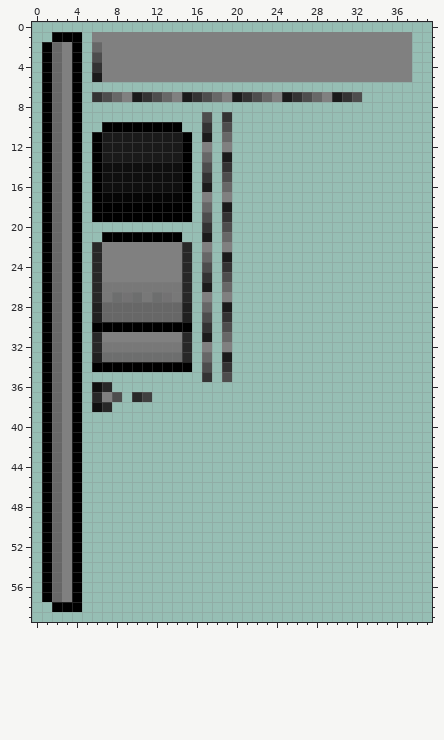
Pixel-art sprite -- sprite.png. The picture above was drawn from the file before the commit.
The file is 64x64 pixels. Colours within 5 levels of each other are drawn and written as one. Shown: x 0..39, y 0..59.
After the commit:
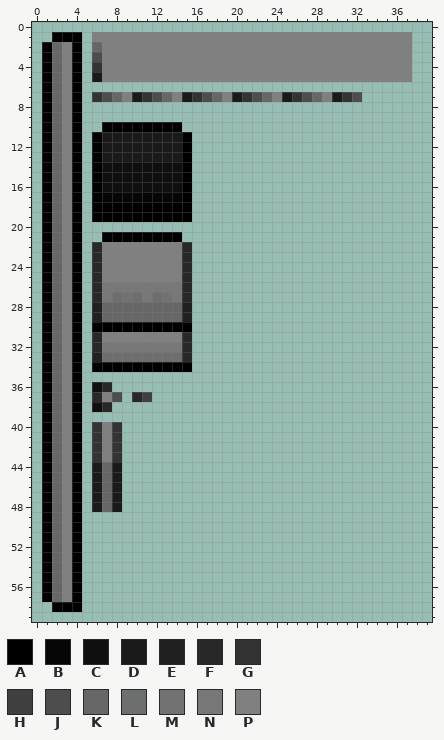
Palette (. is transparent): A #000000  B #060606  C #0f0f0f  D #1a1a1a  E #202020  F #282828  G #333333  H #404040  J #4d4d4d  K #676767  L #6d6e6e  M #737273  N #787878  P #808080
Diff:
@@ x 15..21 @@
  8 .......
- 9 ..J.G..
-10 ..G.J..
-11 A.D.K..
-12 A.P.P..
-13 A.K.D..
-14 A.J.G..
-15 A.G.J..
-16 A.D.K..
-17 A.P.P..
-18 A.K.D..
-19 A.J.G..
-20 ..G.J..
-21 ..D.K..
-22 F.P.P..
-23 F.K.D..
-24 F.J.G..
-25 F.G.J..
-26 F.D.K..
-27 F.P.P..
-28 E.K.D..
-29 E.J.G..
-30 A.G.J..
-31 F.D.K..
-32 F.P.P..
-33 F.K.D..
-34 A.J.G..
-35 ..G.J..
+ 9 .......
+10 .......
+11 A......
+12 A......
+13 A......
+14 A......
+15 A......
+16 A......
+17 A......
+18 A......
+19 A......
+20 .......
+21 .......
+22 F......
+23 F......
+24 F......
+25 F......
+26 F......
+27 F......
+28 E......
+29 E......
+30 A......
+31 F......
+32 F......
+33 F......
+34 A......
+35 .......
 36 .......
@@ x 4..10 @@
 39 A......
-40 A......
-41 A......
-42 A......
-43 A......
-44 A......
-45 A......
-46 A......
-47 A......
-48 A......
+40 A.GPG..
+41 A.GPG..
+42 A.GPG..
+43 A.GPG..
+44 A.DKD..
+45 A.DKD..
+46 A.DKD..
+47 A.DKD..
+48 A.DKD..
 49 A......
